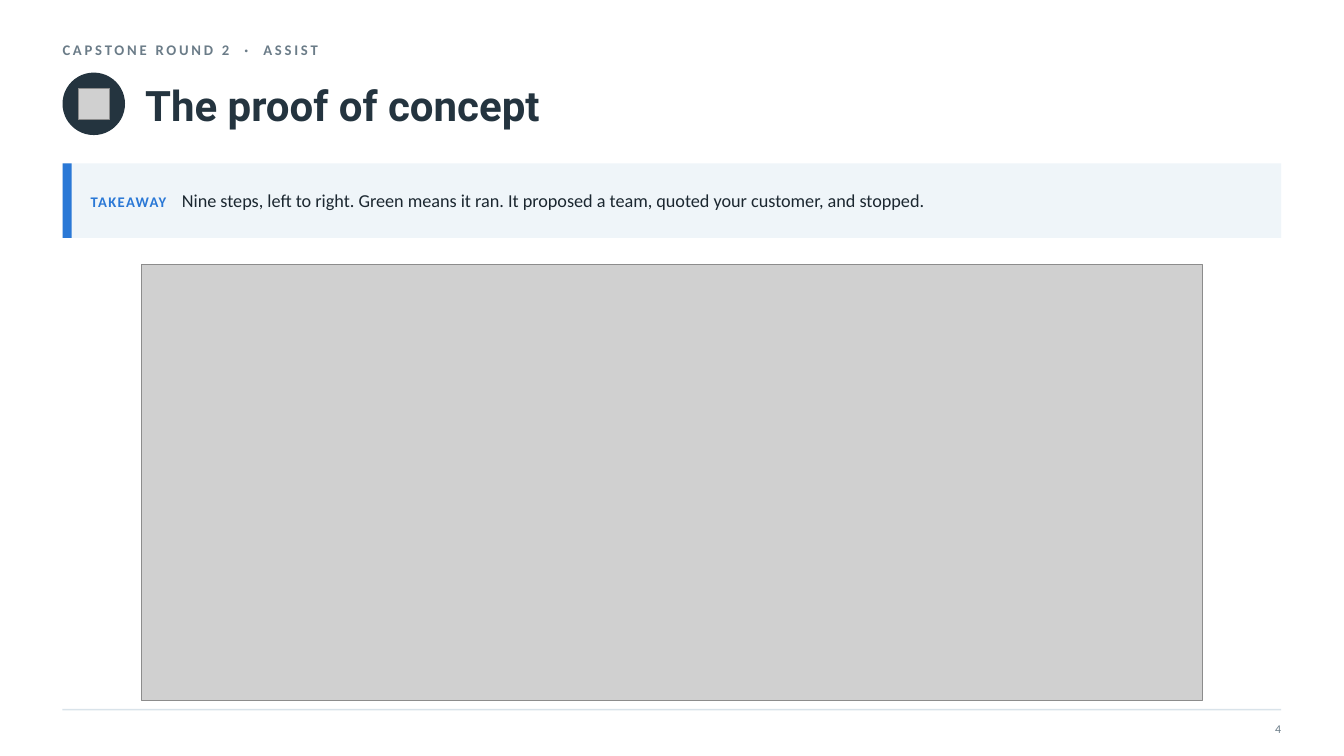
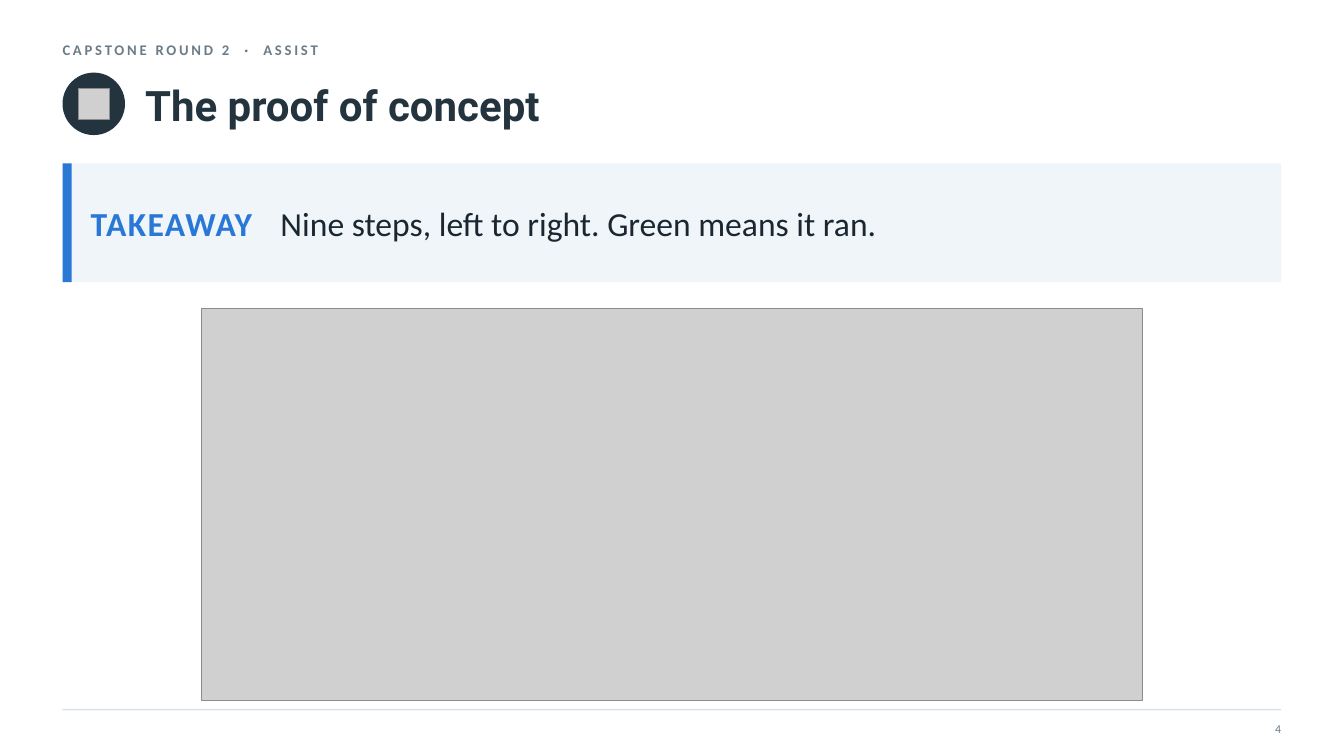
Before and after one commit to nyelugo/PROJECT-Capstone-AI-Consulting, a slide deck: slide 5 of presentation.pptx. Drawn at 1344x756 pixels with LibreOffice and Linux fonts; fonts in the diff are those of the drawing; grey boxes stand for pictures. Boxes give left, top, right and bottom in pixels: in the first picture for what was removed or moved away, otherwise in the second. Text is boxed around its words. In the diff, an @@ line names an element or a change of style, - is before the commit and + after.

```diff
--- a/presentation.pptx
+++ b/presentation.pptx
@@ rectangle: place and size @@
-rectangle at <box>63,163,1281,238</box>
+rectangle at <box>63,163,1281,282</box>
@@ rectangle: place and size @@
-rectangle at <box>63,163,72,238</box>
+rectangle at <box>63,163,72,282</box>
@@ text at <box>91,212,876,242</box>: text changed; size 13 to 24 pt @@
-TAKEAWAY Nine steps, left to right. Green means it ran. It proposed a team, quoted your customer, and stopped.
+TAKEAWAY Nine steps, left to right. Green means it ran.
@@ picture: place and size @@
-picture at <box>141,264,1203,701</box>
+picture at <box>202,309,1143,701</box>
```
Also in this commit, not shown: 16 other slides changed, 3 other files.
